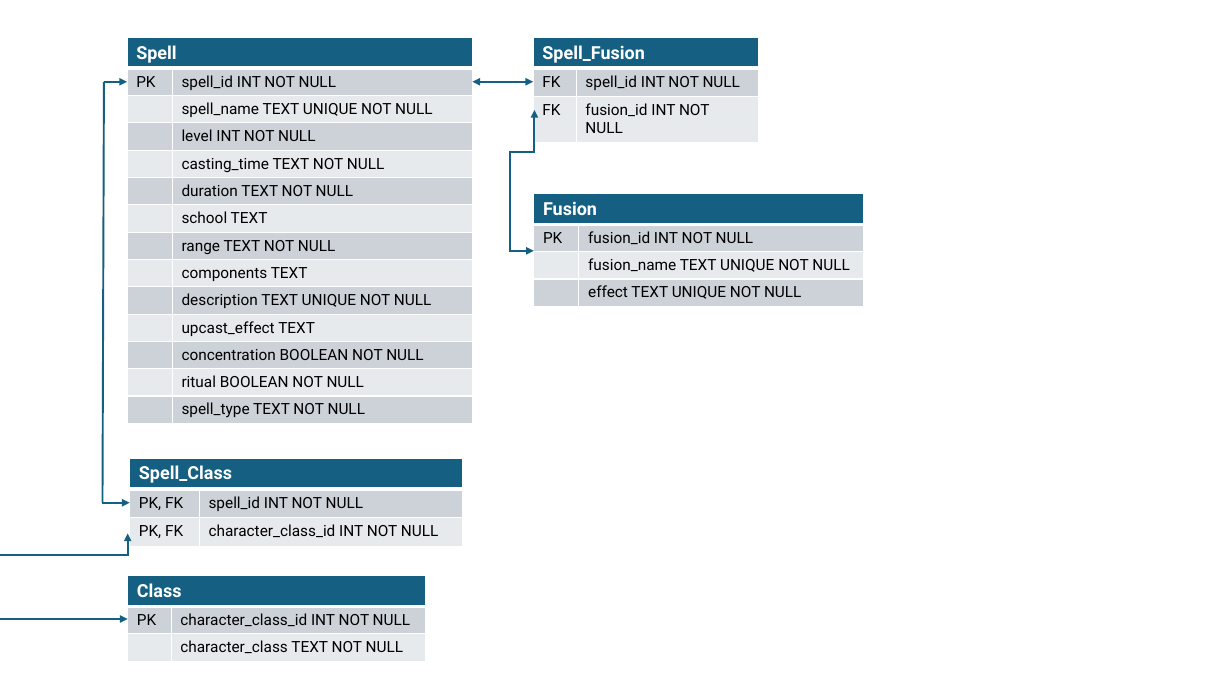
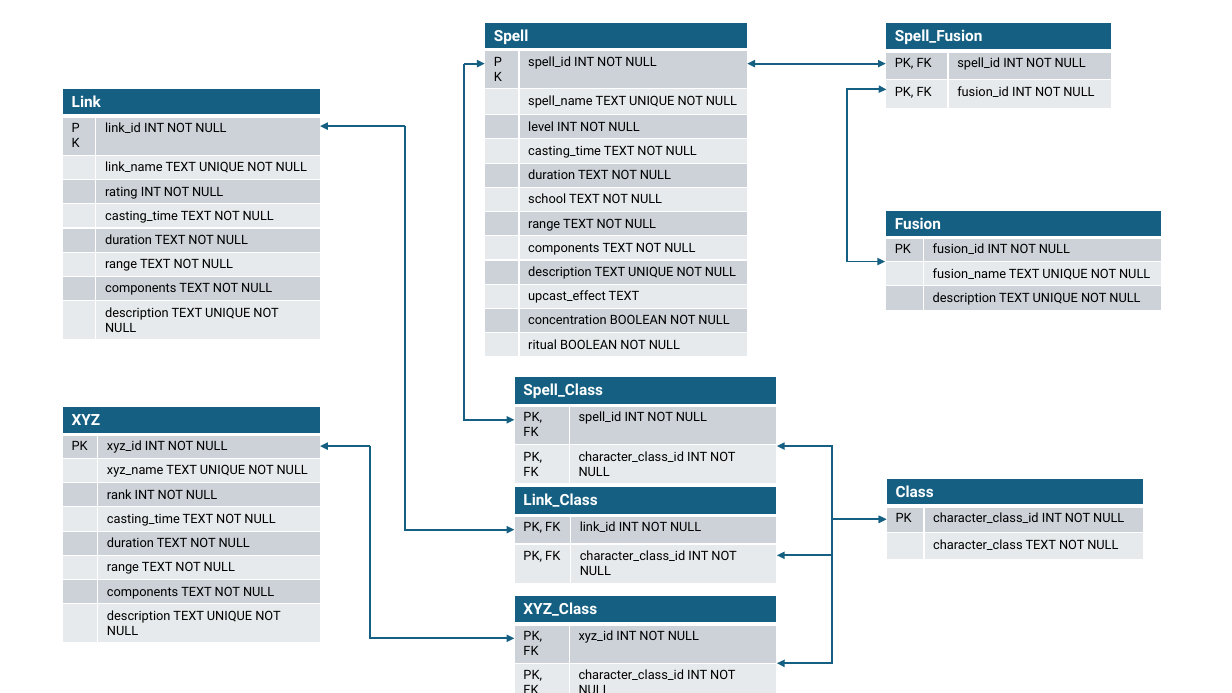
Before and after one commit to EbbyRaymundo/5e-spell-combo-tool, a slide deck: slide 1 of images/Spell database diagram.pptx. Drawn at 1232x693 pixels with LibreOffice and Linux fonts; fonts in the diff are those of the drawing. Boxes give left, top, right and bottom in pixels: in the first picture for what was removed or moved away, otherwise in the second. Text is boxed around its words. In the diff, an @@ line names an element or a change of style, - is before the commit and + after.

Commit message:
Reorganized database for links and xyz to have tables
Links and XYZ now have their own tables and junction tables to the Class table. spell_type has been removed from the Spell table. Added radius to Void Vacuum's succ effect. Add default class keys to add_XYZ instead of associating with all classes by default.

```diff
--- a/images/Spell database diagram.pptx
+++ b/images/Spell database diagram.pptx
@@ table at (484, 22, 747, 353) @@
-row 7, column 2: school TEXT
+row 7, column 2: school TEXT NOT NULL
-row 9, column 2: components TEXT
+row 9, column 2: components TEXT NOT NULL
-row 14:  | spell_type TEXT NOT NULL
@@ table: place and size @@
-table at (127, 38, 472, 429)
+table at (484, 22, 747, 353)
@@ table at (886, 22, 1113, 108) @@
-row 2, column 1: FK
+row 2, column 1: PK, FK
-row 3, column 1: FK
+row 3, column 1: PK, FK
@@ size 14 to 12 pt in "Spell_Fusion" @@
@@ size 12 to 10 pt in "spell_id INT NOT NULL", "fusion_id INT NOT NULL" @@
@@ table: place and size @@
-table at (533, 38, 760, 137)
+table at (886, 22, 1113, 108)
@@ table added at (63, 89, 321, 336), 9 rows, 2 columns @@
+Link | 
+PK | link_id INT NOT NULL
+ | link_name TEXT UNIQUE NOT NULL
+ | rating INT NOT NULL
+ | casting_time TEXT NOT NULL
+ | duration TEXT NOT NULL
+ | range TEXT NOT NULL
+ | components TEXT NOT NULL
+ | description TEXT UNIQUE NOT NULL
@@ line removed from (104, 82) to (103, 503) @@
@@ arrow moved from (104, 82) - (127, 82) to (464, 64) - (484, 64) @@
@@ elbow arrow added from (464, 64) to (515, 420), #156082 1.5 pt @@
@@ double arrow moved from (472, 82) - (533, 82) to (748, 64) - (886, 64) @@
@@ elbow double arrow moved from (534, 110) - (534, 250) to (886, 90) - (885, 262) @@
@@ arrow added from (405, 127) to (321, 127), #156082 1.5 pt @@
@@ elbow arrow added from (405, 127) to (515, 530), #156082 1.5 pt @@
@@ table at (886, 210, 1163, 311) @@
-row 4, column 2: effect TEXT UNIQUE NOT NULL
+row 4, column 2: description TEXT UNIQUE NOT NULL
@@ size 14 to 12 pt in "Fusion" @@
@@ size 12 to 10 pt in "PK", "fusion_id INT NOT NULL", "fusion_name TEXT UNIQUE NOT NULL" @@
@@ table: place and size @@
-table at (534, 194, 864, 308)
+table at (886, 210, 1163, 311)
@@ table at (515, 377, 778, 480) @@
@@ size 14 to 12 pt in "Spell_Class" @@
@@ size 12 to 10 pt in "PK, FK", "spell_id INT NOT NULL", "PK, FK", "character_class_id INT NOT NULL" @@
@@ table: place and size @@
-table at (129, 458, 462, 547)
+table at (515, 377, 778, 480)
@@ table added at (63, 407, 321, 639), 9 rows, 2 columns @@
+XYZ | 
+PK | xyz_id INT NOT NULL
+ | xyz_name TEXT UNIQUE NOT NULL
+ | rank INT NOT NULL
+ | casting_time TEXT NOT NULL
+ | duration TEXT NOT NULL
+ | range TEXT NOT NULL
+ | components TEXT NOT NULL
+ | description TEXT UNIQUE NOT NULL
@@ arrow added from (371, 446) to (321, 446), #156082 1.5 pt @@
@@ elbow arrow added from (370, 446) to (515, 639), #156082 1.5 pt @@
@@ elbow double arrow added from (777, 446) to (886, 519), #156082 1.5 pt @@
@@ table at (886, 479, 1144, 560) @@
@@ size 14 to 12 pt in "Class" @@
@@ size 12 to 10 pt @@
@@ table: place and size @@
-table at (128, 576, 425, 662)
+table at (886, 479, 1144, 560)
@@ arrow removed from (103, 503) to (129, 503) @@
@@ table added at (515, 487, 777, 579), 3 rows, 2 columns @@
+Link_Class | 
+PK, FK | link_id INT NOT NULL
+PK, FK | character_class_id INT NOT NULL
@@ elbow double arrow removed from (128, 533) to (128, 619) @@
@@ elbow double arrow added from (777, 555) to (886, 519), #156082 1.5 pt @@
@@ elbow arrow added from (832, 546) to (777, 664), #156082 1.5 pt @@
@@ table added at (515, 595, 778, 685), 3 rows, 2 columns @@
+XYZ_Class | 
+PK, FK | xyz_id INT NOT NULL
+PK, FK | character_class_id INT NOT NULL
```
Also in this commit, not shown: 7 other files.
